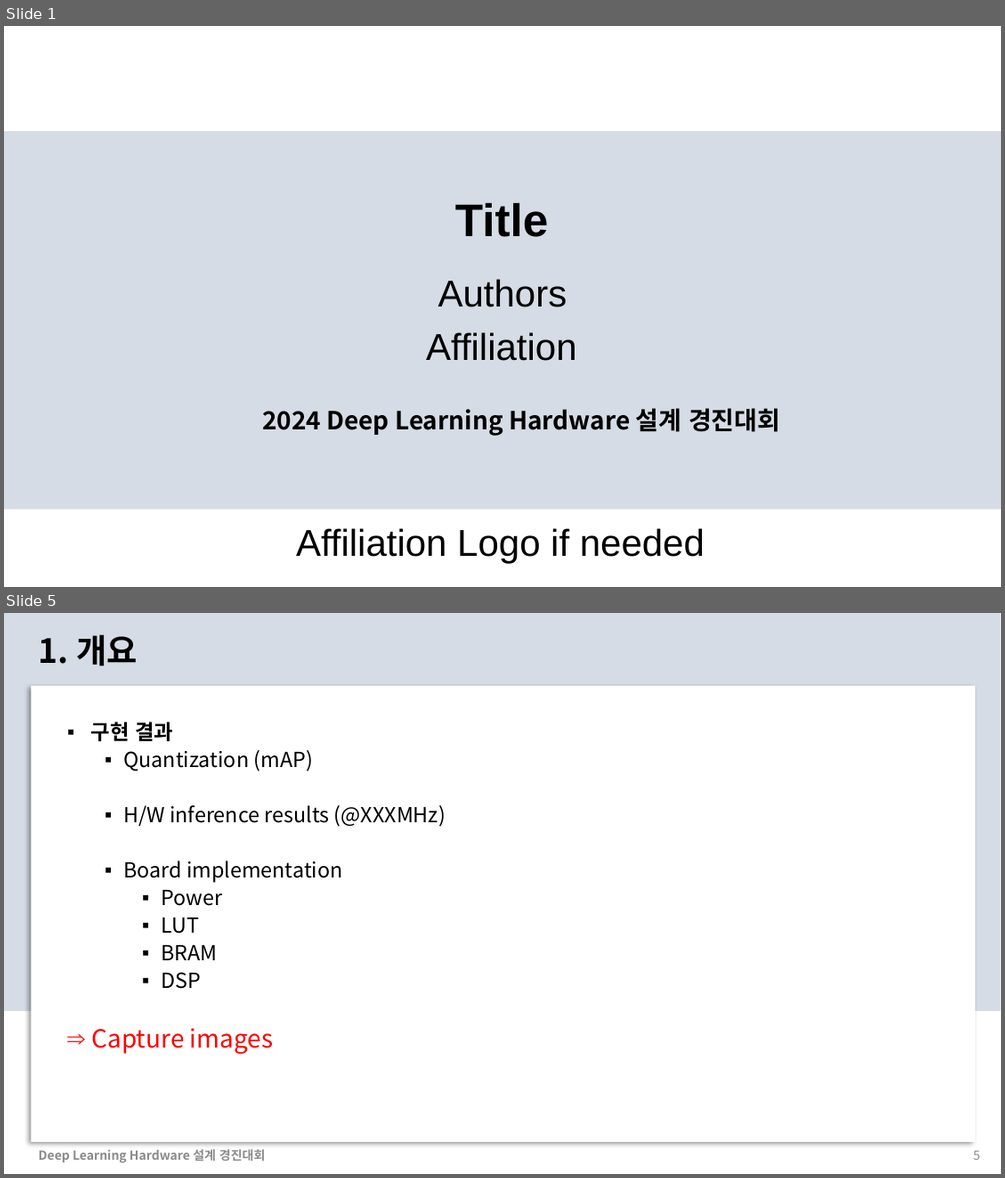
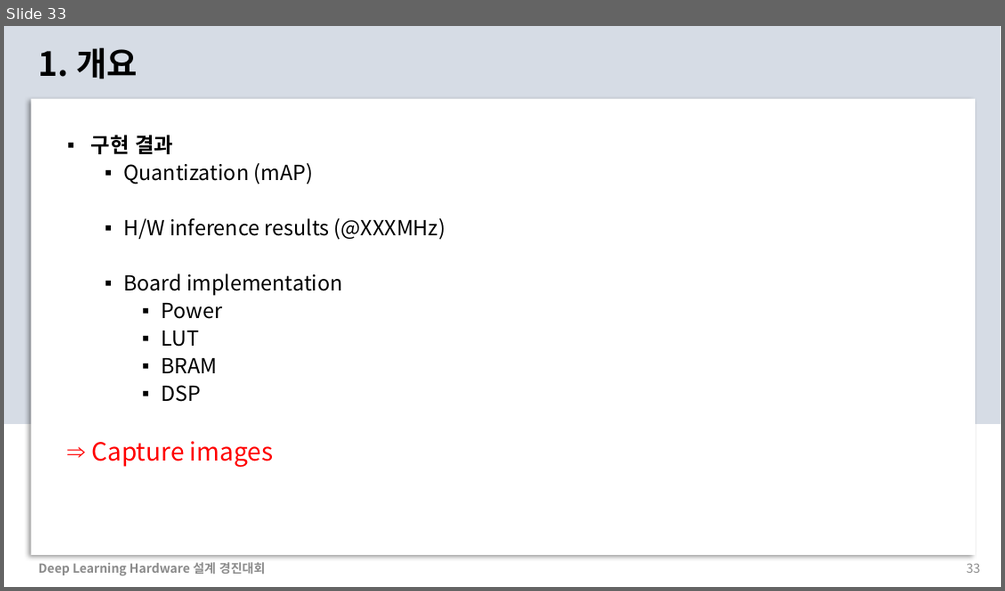
Before and after one commit to chaangwoo/AIX2024_ChipChamps, a slide deck: 2_Presentation/AIX2024_ChipChamps.pptx. Shown one above the other, each under a label of ours: slides 1 and 5 before the commit, slide 33 after it; the slides between them are not shown. The pictures are 1005x1178 and 1005x591 pixels, drawn with LibreOffice and Linux fonts; fonts in the diff are those of the drawing; background and template pictures are left out. Boxes give left, top, right and bottom in pixels: in the first picture for what was removed or moved away, otherwise in the second. Text is boxed around its words. In the diff, an @@ line names an element or a change of style, - is before the commit and + after.

```diff
--- a/2_Presentation/AIX2024_ChipChamps.pptx
+++ b/2_Presentation/AIX2024_ChipChamps.pptx
@@ slide 1 removed at [4,26,1001,587], background #FFFFFF @@
@@ rectangle removed at [4,131,1001,509] @@
@@ text removed at [455,202,548,237] @@
-Title
@@ text removed at [438,279,567,307] @@
-Authors
@@ text removed at [426,332,576,361] @@
-Affiliation
@@ text removed at [262,408,780,435] @@
-2024 Deep Learning Hardware 설계 경진대회
@@ text removed at [296,528,704,564] @@
-Affiliation Logo if needed
@@ what was slide 5 is now slide 33 @@
@@ page number at [966,563,980,572]: text changed @@
-5
+33
```
Also in this commit, not shown: 2 slides changed, 31 slides added, 2 other slides removed.
